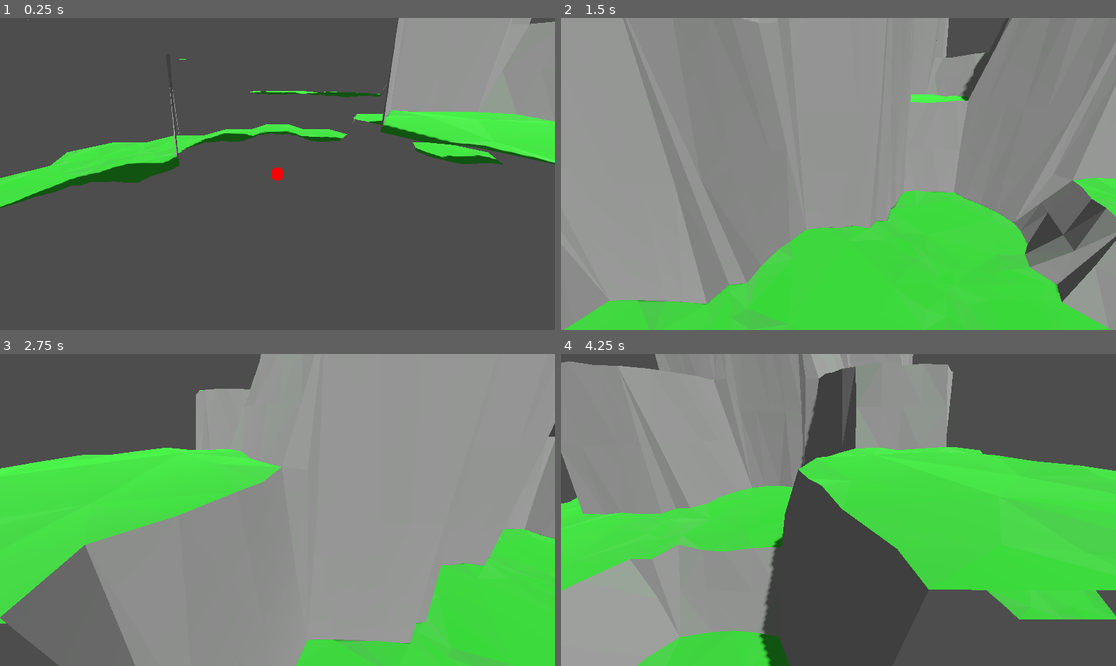
Above: before the commit, frames 1-4 (two rows, left to right).
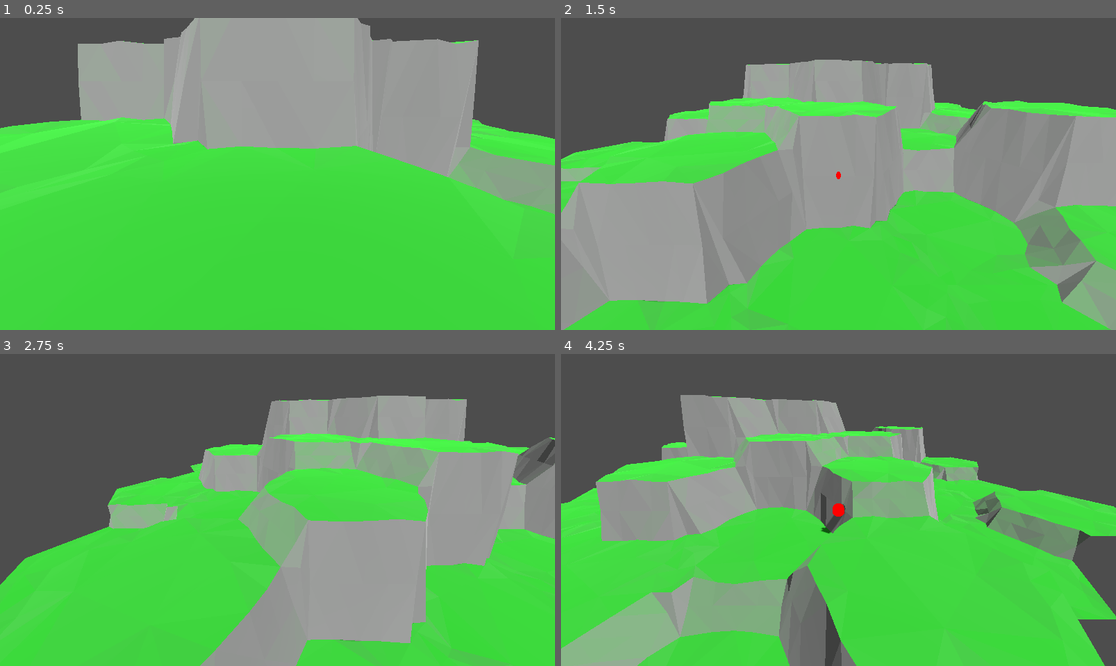
Above: after the commit, the same moments.

Repository: vincentwoelfer/hex
Game: Godot game, scene res://scenes/dev/MapGeneration.tscn
The game is run twice, just before and just after one commit, with the same random seed, the same clock (stepped at 60 frames per second) and the same inputs.
Inputs (mouse positions are in pixels of both pictures, inside the frame that each line leads up to):
- Up to frame 1 (0.25 s): no input
- Up to frame 2 (1.5 s): tap Enter at 0.5 s; move the mouse to (960, 158) at 0.52 s; hold S (move_cam_backward) 0.53-1.28 s; move the mouse to (727, 189) at 1.27 s; tap W (move_cam_forward) at 1.35 s
- Up to frame 3 (2.75 s): move the mouse to (333, 441) at 2.02 s; hold A (move_cam_left) from 2.03 s (still down)
- Up to frame 4 (4.25 s): move the mouse to (810, 572) at 2.77 s; release A (move_cam_left) at 2.78 s; tap D (move_cam_right) at 2.85 s; move the mouse to (1005, 556) at 3.52 s; hold Q (rotate_cam_left) from 3.53 s (still down)

The runs differ from the first frame. In frame 1, 86% of the frame differs, in the area x 0-100%, y 0-100%; in frame 2, 40%; in frame 3, 48%; in frame 4, 57%.

Commit message:
-- wip --

Diff:
--- a/scenes/dev/MapGeneration.tscn
+++ b/scenes/dev/MapGeneration.tscn
@@ -25,7 +25,7 @@
 [node name="HexConstModifier" parent="." instance=ExtResource("5_7csfd")]
 outer_radius = 3.0
 inner_radius = 2.5
-height = 2.1
+height = 1.0
 transition_height_factor = 0.5
 core_circle_smooth_strength = 0.25
 extra_verts_per_side = 3
